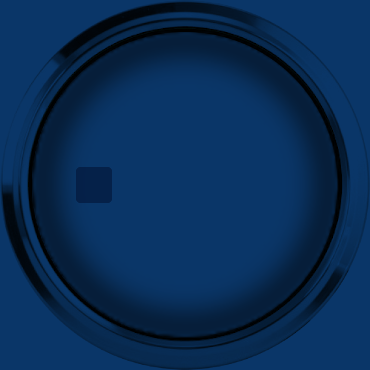
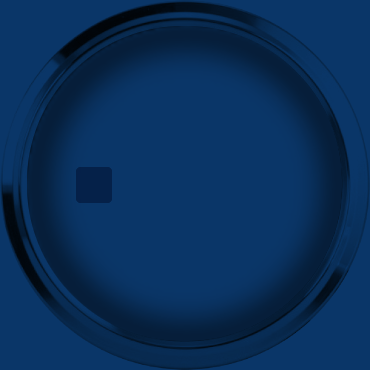
Before/after of a 370x370 layered artwork. What changed in the layer stack:
moved "legacy-chrome-replacement-bezel-for-3-3-8-gauge-bezel-png-570_570.jpg" above "glass", painted on it over [27, 26, 342, 341]
painted on "glass" over [27, 26, 342, 341]
